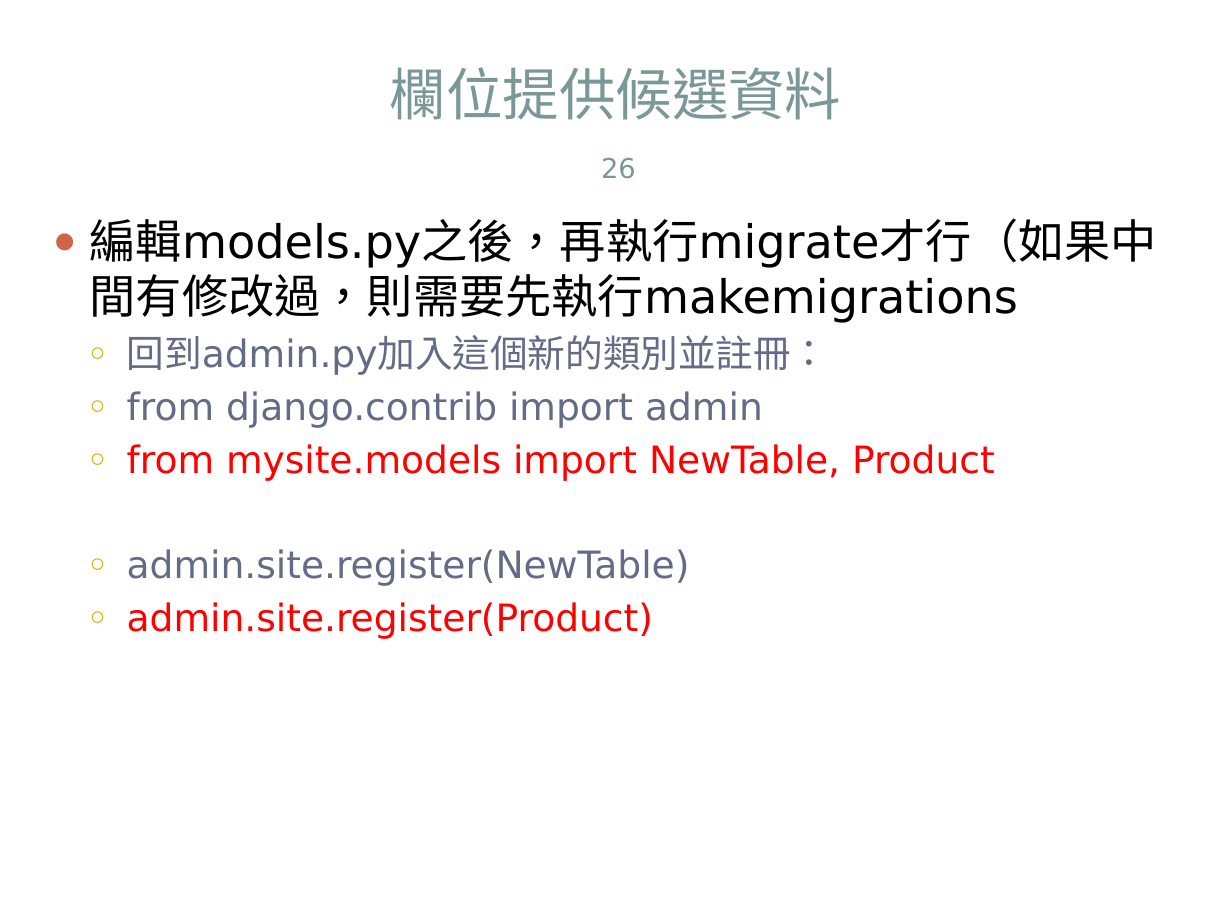
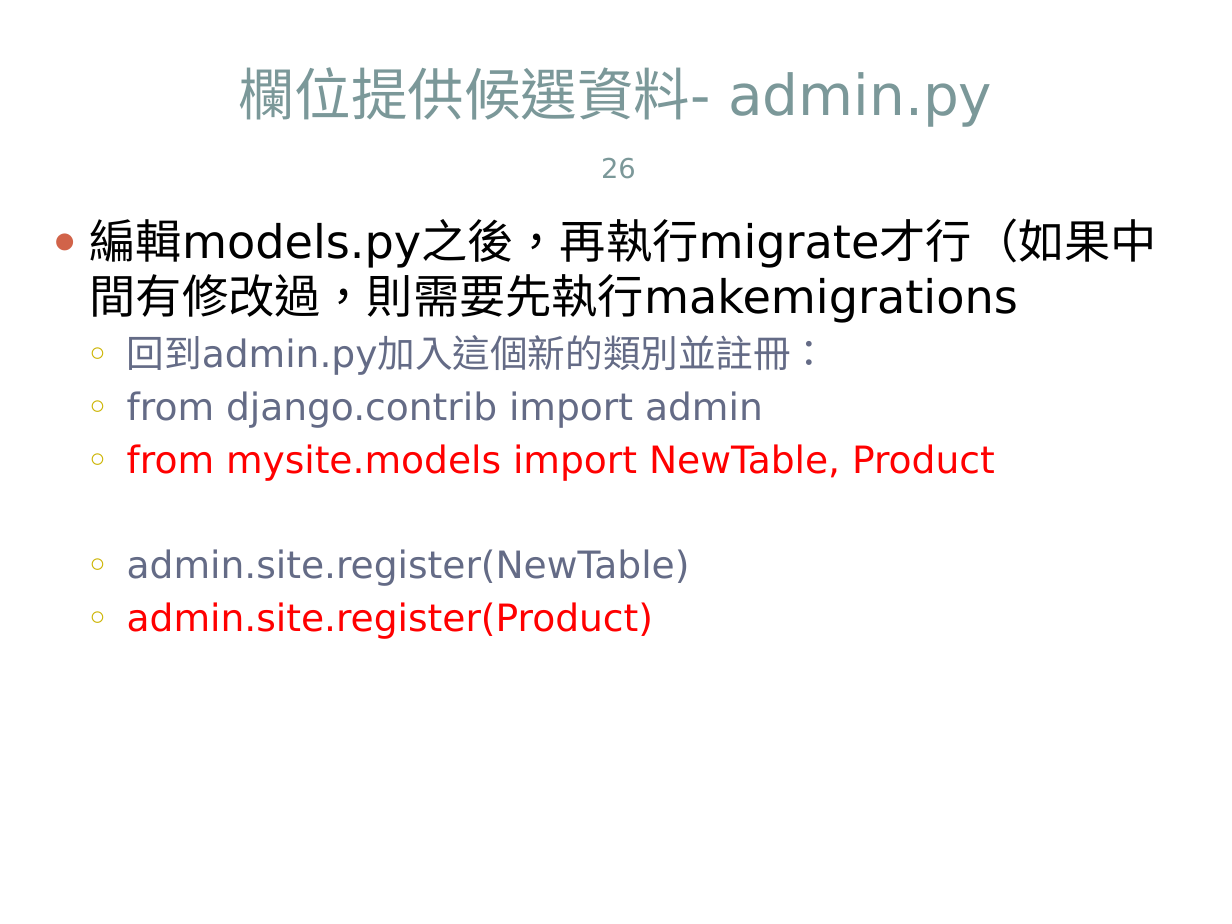
Before and after one commit to jacktea88/406django, a slide deck: slide 26 of ch04/Django4-ch04-1015.pptx. Drawn at 1232x924 pixels with LibreOffice and Linux fonts; fonts in the diff are those of the drawing. Boxes give left, top, right and bottom in pixels: in the first picture for what was removed or moved away, otherwise in the second. Text is boxed around its words. In the diff, an @@ line names an element or a change of style, - is before the commit and + after.

```diff
--- a/ch04/Django4-ch04-1015.pptx
+++ b/ch04/Django4-ch04-1015.pptx
@@ title at (238,67,992,127): text changed @@
-欄位提供候選資料
+欄位提供候選資料- admin.py
```
Also in this commit, not shown: 4 other slides changed.
